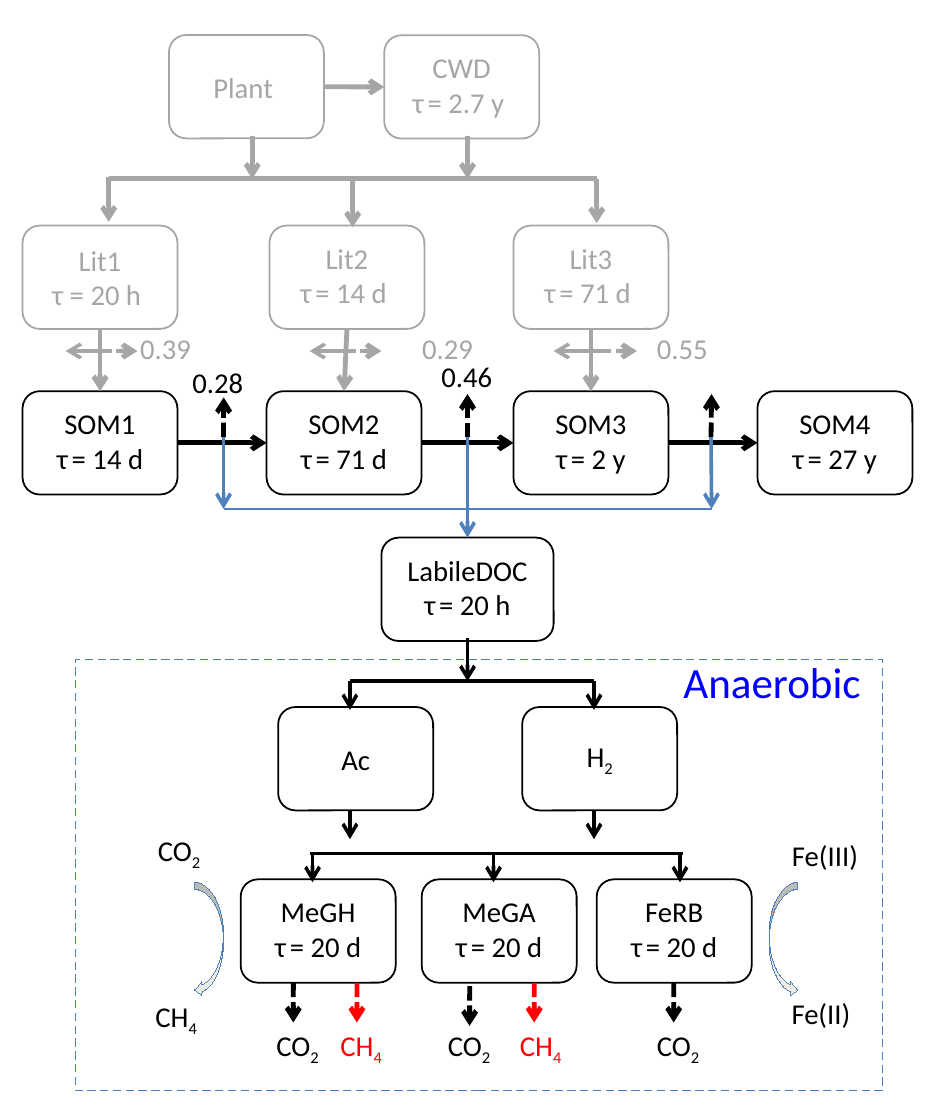
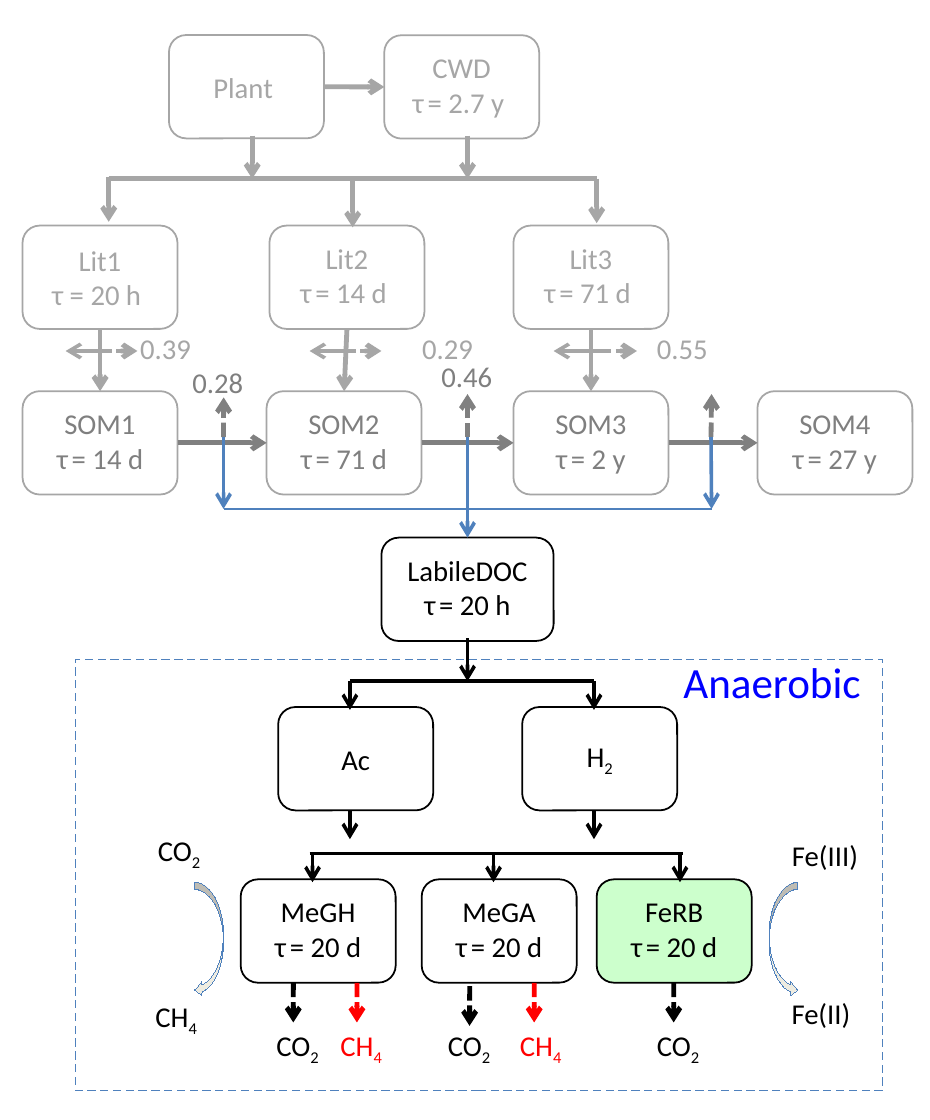
Before and after one commit to t6g/egu2016redox, a slide deck: slide 1 of figures/conceptualmodel.pptx. Drawn at 930x1120 pixels with LibreOffice and Linux fonts; fonts in the diff are those of the drawing. Boxes give left, top, right and bottom in pixels: in the first picture for what was removed or moved away, otherwise in the second. Text is boxed around its words. In the diff, an @@ line names an element or a change of style, - is before the commit and + after.

Commit message:
Added revisions.

```diff
--- a/figures/conceptualmodel.pptx
+++ b/figures/conceptualmodel.pptx
@@ text "0.28" at (192,373,243,401): text colour #000000 to #7F7F7F @@
@@ text "0.46" at (441,367,492,387): text colour #000000 to #7F7F7F @@
@@ arrow (224, 437) - (224, 398): stroke #000000 2 pt dashed to #808080 2 pt dashed @@
@@ arrow (467, 437) - (467, 394): stroke #000000 2 pt dashed to #808080 2 pt dashed @@
@@ arrow (711, 437) - (711, 394): stroke #000000 2 pt dashed to #808080 2 pt dashed @@
@@ text colour #000000 to #7F7F7F; outline #000000 0.75 pt to #A6A6A6 0.75 pt in 4 elements at (22,391,177,494), (267,391,422,494), (513,391,668,494), (758,391,913,494) @@
@@ arrow (177, 443) - (267, 443): stroke #000000 2 pt to #808080 2 pt @@
@@ arrow (422, 443) - (513, 443): stroke #000000 2 pt to #808080 2 pt @@
@@ arrow (668, 443) - (758, 443): stroke #000000 2 pt to #808080 2 pt @@
@@ rounded rectangle "FeRB" at (596,878,751,982): fill none to #CCFFCC @@
```
